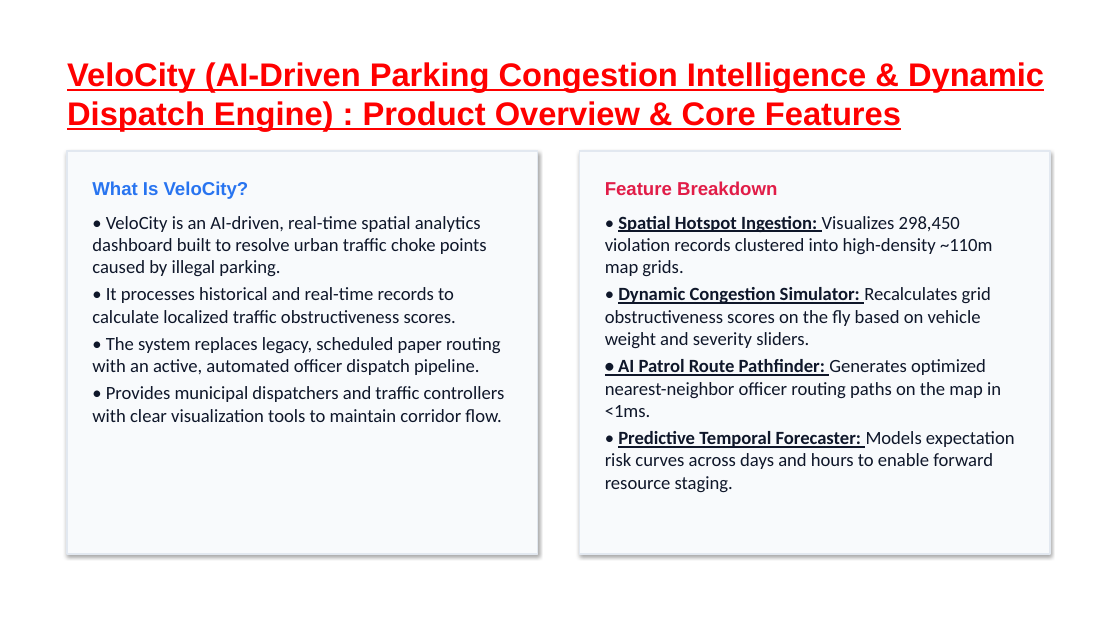
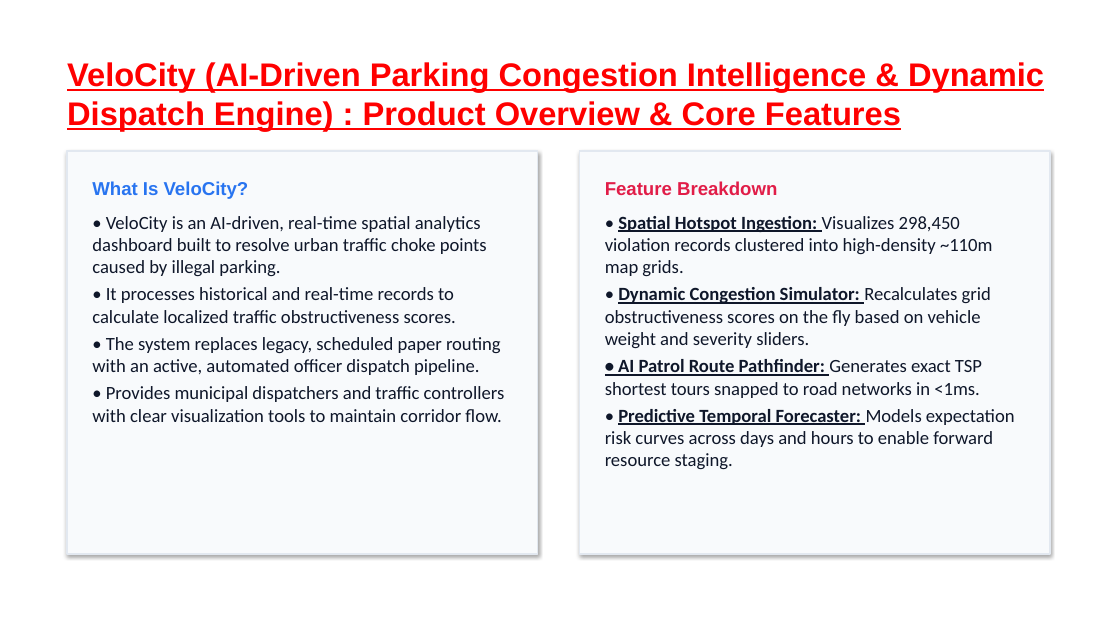
Before and after one commit to sb01022006/ai-parking-congestion-intelligence, a slide deck: slide 3 of Flikart_Grid_Lock_hackathon_Round_2_Confluent.pptx. Drawn at 1120x630 pixels with LibreOffice and Linux fonts; fonts in the diff are those of the drawing; background and template pictures are left out. Boxes give left, top, right and bottom in pixels: in the first picture for what was removed or moved away, otherwise in the second. Text is boxed around its words. In the diff, an @@ line names an element or a change of style, - is before the commit and + after.

Commit message:
Update presentation text for exact TSP and OSRM routing

```diff
--- a/Flikart_Grid_Lock_hackathon_Round_2_Confluent.pptx
+++ b/Flikart_Grid_Lock_hackathon_Round_2_Confluent.pptx
@@ text at (x1=605, y1=359, x2=982, y2=398): text changed @@
-• AI Patrol Route Pathfinder: Generates optimized nearest-neighbor officer routing paths on the map in <1ms.
+• AI Patrol Route Pathfinder: Generates exact TSP shortest tours snapped to road networks in <1ms.
```
Also in this commit, not shown: 4 other slides changed.
